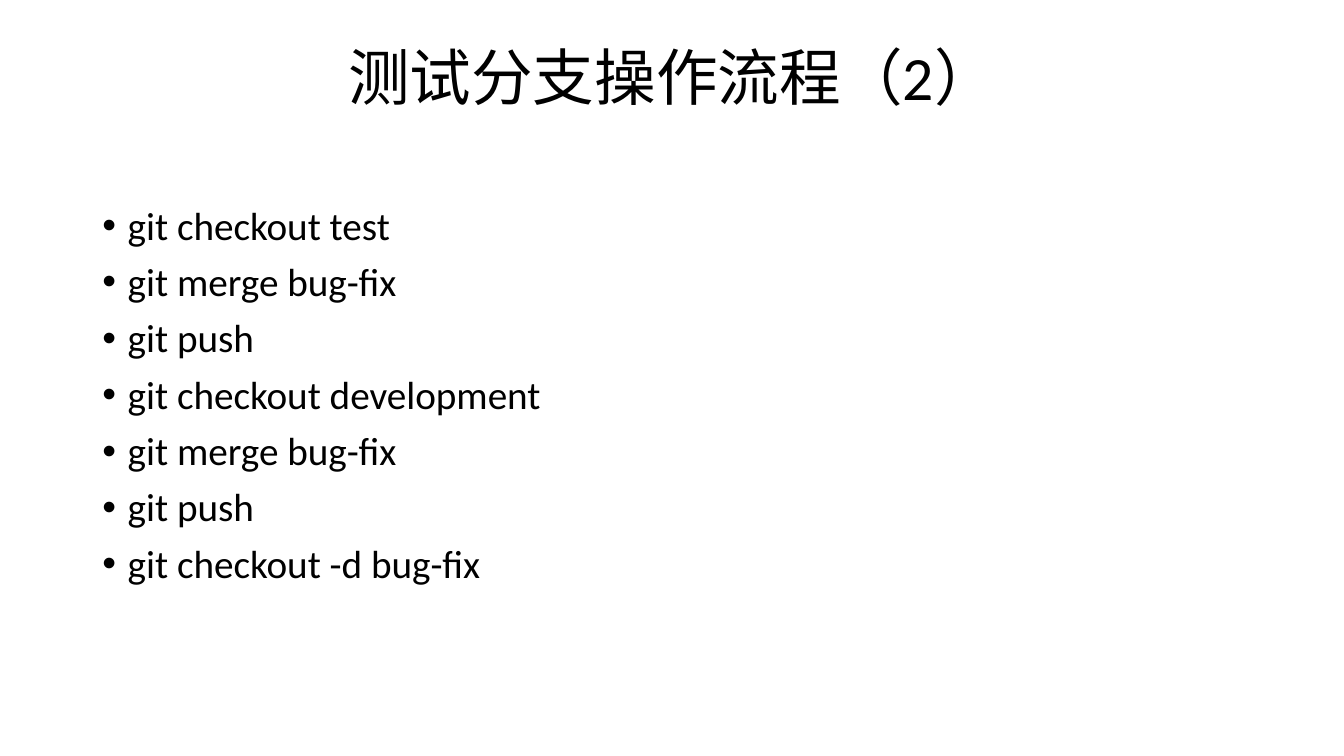
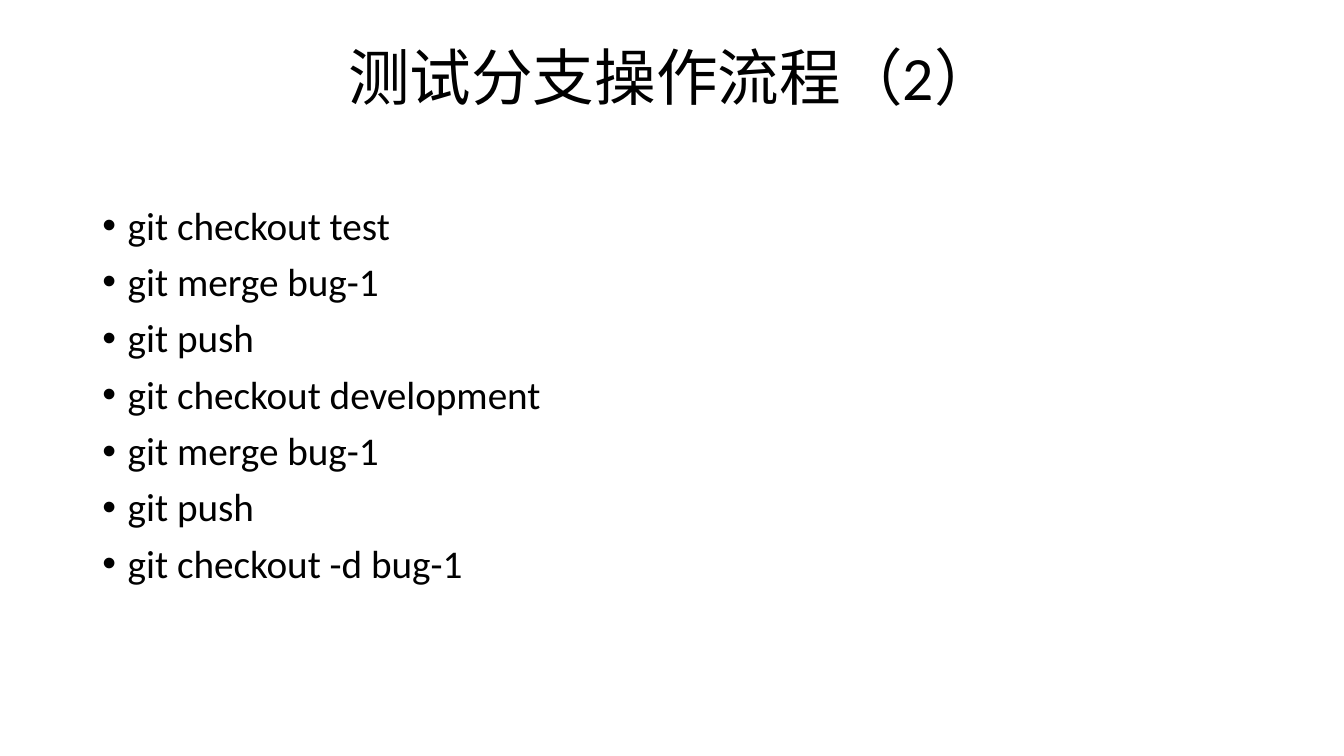
Before and after one commit to ruhuansanmei/gituse, a slide deck: slide 8 of gitUsage.pptx. Drawn at 1344x756 pixels with LibreOffice and Linux fonts; fonts in the diff are those of the drawing. Boxes give left, top, right and bottom in pixels: in the first picture for what was removed or moved away, otherwise in the second. Text is boxed around its words. In the diff, an @@ line names an element or a change of style, - is before the commit and + after.

Commit message:
分支名改为前缀表示法

```diff
--- a/gitUsage.pptx
+++ b/gitUsage.pptx
@@ text at (x1=128, y1=268, x2=378, y2=303): text changed @@
-• git merge bug-fix
+• git merge bug-1
@@ text at (x1=128, y1=437, x2=378, y2=472): text changed @@
-• git merge bug-fix
+• git merge bug-1
@@ text at (x1=128, y1=550, x2=462, y2=585): text changed @@
-• git checkout -d bug-fix
+• git checkout -d bug-1
```
Also in this commit, not shown: 2 other slides changed, 1 other file.
